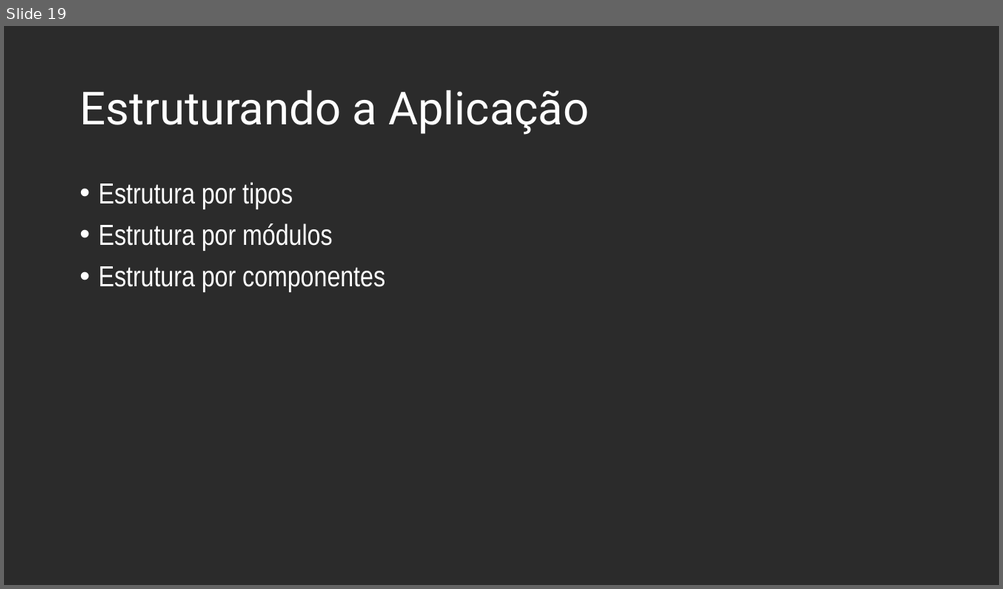
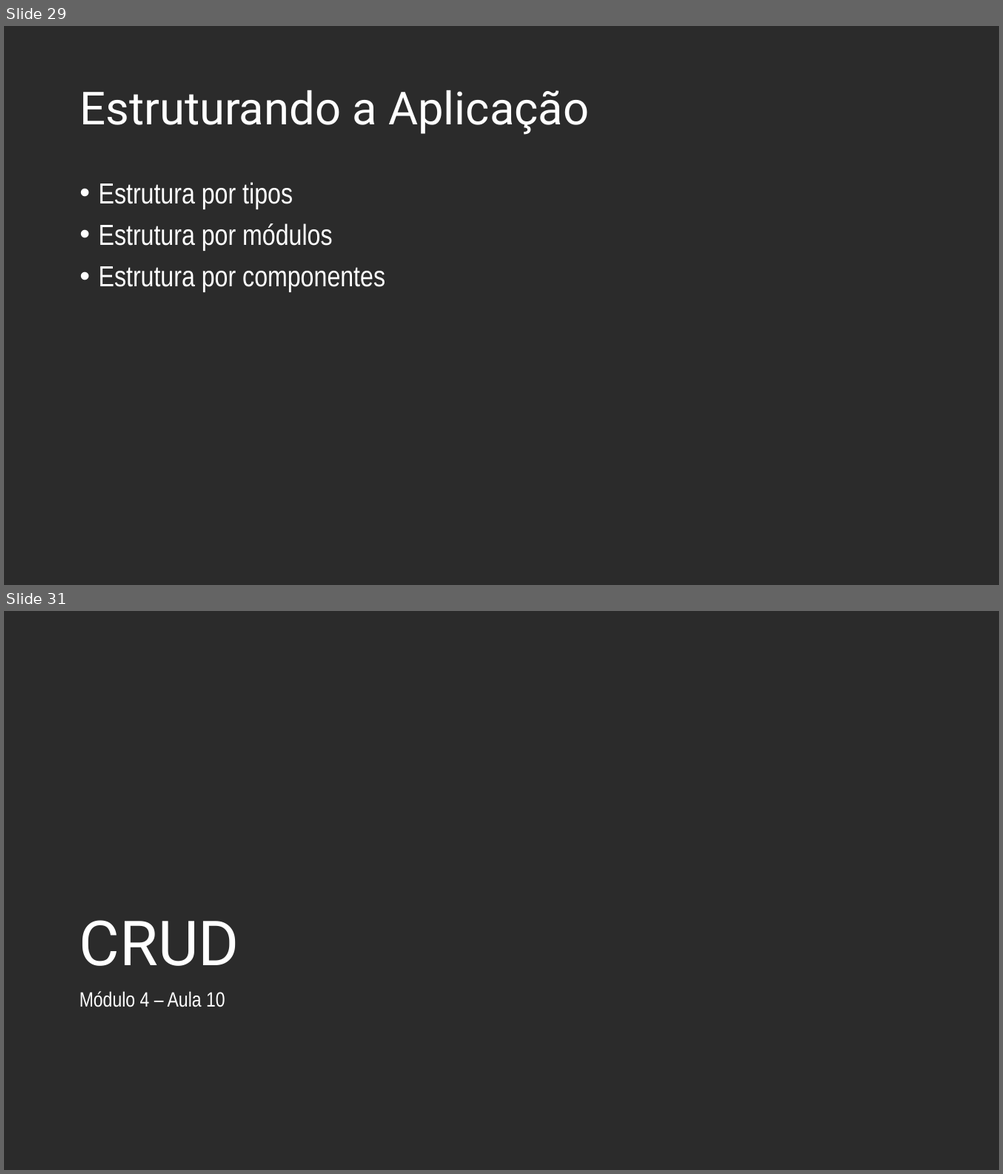
Before and after one commit to andrebaltieri/5485, a slide deck: ppts/Modulo 4/5485 - M04A01.pptx. Shown one above the other, each under a label of ours: slide 19 before the commit, slides 29 and 31 after it; the slides between them are not shown. The pictures are 1003x589 and 1003x1174 pixels, drawn with LibreOffice and Linux fonts; fonts in the diff are those of the drawing; background and template pictures are left out; a plain dark background stands for a picture behind light text. Boxes give left, top, right and bottom in pixels: in the first picture for what was removed or moved away, otherwise in the second. Text is boxed around its words. In the diff, an @@ line names an element or a change of style, - is before the commit and + after.

```diff
--- a/ppts/Modulo 4/5485 - M04A01.pptx
+++ b/ppts/Modulo 4/5485 - M04A01.pptx
@@ slide 31 added at <box>4,611,999,1170</box>, background picture (left out) @@
@@ title added at <box>79,920,239,966</box>, 60 pt, text #FFFFFF @@
+CRUD
@@ text added at <box>79,991,225,1008</box>, 20 pt, text #FFFFFF @@
+  Módulo 4 – Aula 10
@@ what was slide 19 is now slide 29 @@
```
Also in this commit, not shown: 2 slides changed, 12 other slides added, 2 slides removed, 6 other files.
